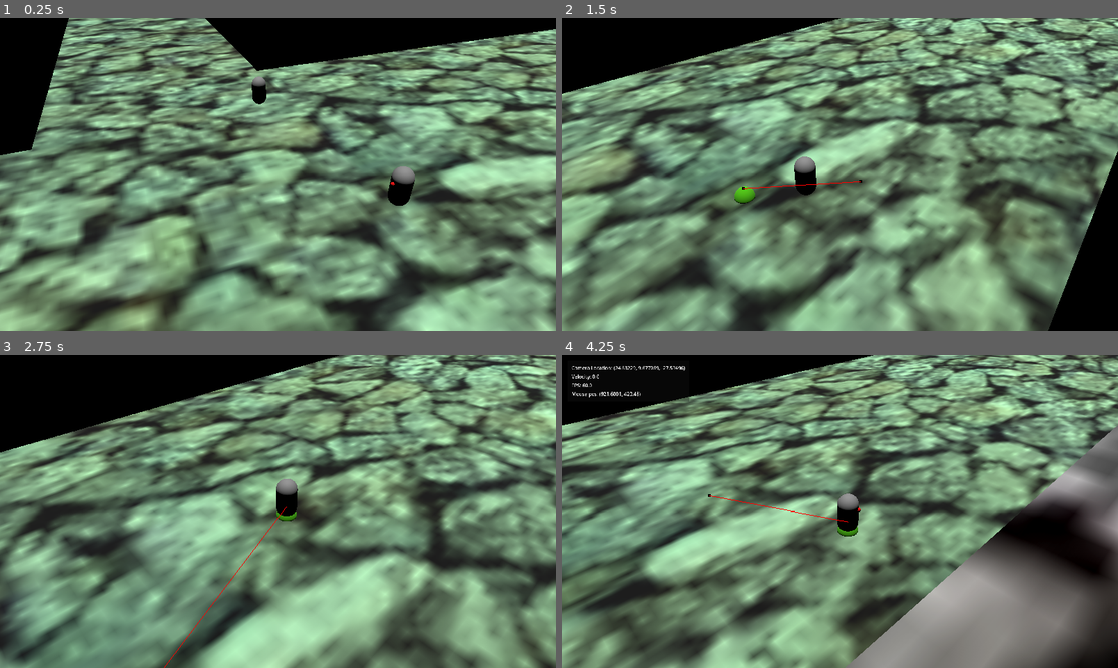
Above: before the commit, frames 1-4 (two rows, left to right).
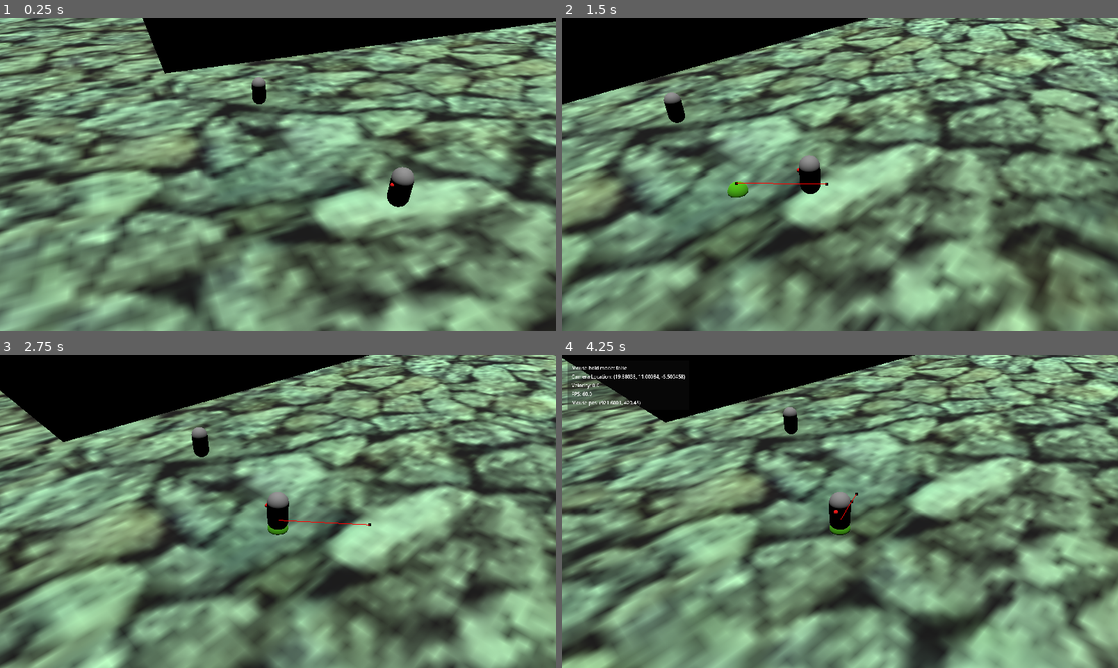
Above: after the commit, the same moments.

Repository: OLIWAPUNK/WSKAZEM
Game: Godot game, scene res://Scenes/GameWorld/World.tscn
Two runs of this game, one before a commit and one after it. Both use one fixed random seed, a clock stepped at 60 frames per second and the inputs below.
Inputs (mouse positions are in pixels of both pictures, inside the frame that each line leads up to):
- Up to frame 1 (0.25 s): no input
- Up to frame 2 (1.5 s): move the mouse to (962, 158) at 0.52 s; press the mouse at (962, 158) at 0.53 s; move the mouse to (728, 190) at 1.27 s; release the mouse at (728, 190) at 1.28 s; click (728, 190) at 1.35 s
- Up to frame 3 (2.75 s): move the mouse to (333, 442) at 2.02 s; press the mouse at (333, 442) at 2.03 s
- Up to frame 4 (4.25 s): move the mouse to (812, 574) at 2.77 s; release the mouse at (812, 574) at 2.78 s; click (812, 574) at 2.85 s; move the mouse to (1006, 558) at 3.52 s; press the mouse at (1006, 558) at 3.53 s; tap F1 (debug) at 4.15 s

The runs differ from the first frame. In frame 1, 70% of the frame differs, in the area x 0-100%, y 0-100%; in frame 2, 71%; in frame 3, 67%; in frame 4, 75%.

Commit message:
Hold mouse movement

Diff:
--- a/Scenes/GameWorld/Town.tscn
+++ b/Scenes/GameWorld/Town.tscn
@@ -187,7 +187,6 @@
 skeleton = NodePath("../NavigationRegion3D")
 
 [node name="NavigationRegion3D" type="NavigationRegion3D" parent="." unique_id=2059460955]
-transform = Transform3D(1, 0, 0, 0, 1, 0, 0, 0, 1, -0.96854496, -1.323761, -8.918755)
 navigation_mesh = SubResource("NavigationMesh_2ke5o")
 
 [node name="WorldPlane" type="StaticBody3D" parent="NavigationRegion3D" unique_id=542755533]
--- a/Scripts/Camera/CameraMovement.gd
+++ b/Scripts/Camera/CameraMovement.gd
@@ -17,7 +17,7 @@
 	assert(camera_manager, "Not found")
 
 
-func _process(_delta: float) -> void:
+func _physics_process(_delta: float) -> void:
 
 	if camera_smoothing:
 		camera_node.position = camera_node.position.slerp(get_camera_position(), camera_manager.SMOOTHING)
@@ -73,5 +73,4 @@
 		else:
 			camera_smoothing = smooth_out
 
-	print_debug("Switching camera zone to: " + new_zone.name)
 	current_zone = new_zone
--- a/Scripts/Navigation/NavigationManager.gd
+++ b/Scripts/Navigation/NavigationManager.gd
@@ -49,3 +49,7 @@
 	navigation_agent.target_position = target
 	movement_indicator.global_position = navigation_agent.target_position
 	movement_indicator.visible = true
+
+
+func end_navigation() -> void:
+	navigation_agent.target_position = %PlayerNode/PlayerBody.global_position
--- a/Scripts/Navigation/PlayerMovement.gd
+++ b/Scripts/Navigation/PlayerMovement.gd
@@ -1,20 +1,22 @@
 extends Node
 
 @onready var player: CharacterBody3D = $"../PlayerBody"
+@onready var pointer_manager: PointerManager = %PointerManager
 
 @export var ROTATION_SPEED := 10.0
-@export var MOVEMENT_SPEED: float = 20.0
+@export var MOVEMENT_SPEED: float = 12.0
 @export var GRAVITY_MULTIPLIER := 3.5
-@export_range(0.0, 1.0, 0.05) var AIR_CONTROL := 0.3
 
 @onready var target_rotation: Vector3 = player.rotation_degrees
 @onready var gravity: float = (ProjectSettings.get_setting("physics/3d/default_gravity")
 		* GRAVITY_MULTIPLIER)
 
 var direction: Vector3 = Vector3.ZERO
+var last_frame_held = false
 
 func _ready() -> void:
 	assert(player, "Player node not found")
+	assert(pointer_manager, "Pointer manager not found")
 
 
 func _physics_process(delta):
@@ -22,14 +24,32 @@
 	Global.debug.add_debug_property("Velocity", snapped(player.velocity.length(), 0.01), 1)
 
 	if not player.is_on_floor():
-		#print("falling")
 		player.velocity.y -= gravity * delta
 
+	if pointer_manager.hold_mouse_movements:
+		if not last_frame_held:
+			last_frame_held = true
+		var mouse_pos = get_viewport().get_mouse_position()
+		var origin = get_viewport().get_visible_rect().size / 2
+		var delta_pos = mouse_pos - origin
+		var input_vector = Vector2(delta_pos.x, delta_pos.y).normalized()
+		target_rotation.y = atan2(input_vector.x, input_vector.y) + get_viewport().get_camera_3d().rotation.y
+		direction = Vector3(sin(target_rotation.y), 0, cos(target_rotation.y))
+		player.velocity.x = direction.x * MOVEMENT_SPEED
+		player.velocity.z = direction.z * MOVEMENT_SPEED
+
+	if not pointer_manager.hold_mouse_movements and last_frame_held:
+		last_frame_held = false
+		player.velocity.x = 0
+		player.velocity.z = 0
+
 	if not %PlayerNode/NavigationManager.navigation_agent.is_navigation_finished():
-
-		var targetPos = %PlayerNode/NavigationManager.navigation_agent.get_next_path_position()
-		direction = player.global_position.direction_to(targetPos)
-		player.velocity = direction * MOVEMENT_SPEED
+		if pointer_manager.hold_mouse_movements:
+			%PlayerNode/NavigationManager.end_navigation()
+		else:
+			var targetPos = %PlayerNode/NavigationManager.navigation_agent.get_next_path_position()
+			direction = player.global_position.direction_to(targetPos)
+			player.velocity = direction * MOVEMENT_SPEED
 
 	if (player.velocity.length_squared() > 0.1):
 		var target_angle = atan2(direction.x, direction.z)
--- a/Scripts/Navigation/PointerManager.gd
+++ b/Scripts/Navigation/PointerManager.gd
@@ -1,13 +1,16 @@
+class_name PointerManager
 extends Node
 
+@onready var gesture_manager: GestureMenuManager = %GameUI/CommunicationContainer/MarginContainer/VerticalContainer/GestureMenu/GestureMenuManager
 @onready var navigation_manager : NavigationManager = %PlayerNode/NavigationManager
+
 var hovered_object : Clickable
 
 var desired_distance: float = 0.1
 var desired_interspace: float = 3
 
-@onready var gesture_manager: GestureMenuManager = %GameUI/CommunicationContainer/MarginContainer/VerticalContainer/GestureMenu/GestureMenuManager
-
+var hold_mouse_movements = false
+var held_frame_counter = 0
 
 
 func _ready() -> void:
@@ -20,19 +23,25 @@
 	if Global.player_controls_disabled:
 		return
 
-	if Input.is_action_just_pressed("mouse_interact"):
-
-
-		if hovered_object:
-			object_clicked(hovered_object)
+	if Input.is_action_just_released("mouse_interact"):
+		held_frame_counter = 0
+		if not hold_mouse_movements:
+			if hovered_object:
+				object_clicked(hovered_object)
+			else:
+				if %GameUI/CommunicationContainer.visible:
+					%GameUI/CommunicationContainer.visible = false
+					gesture_manager.clear_message()
+				else:
+					navigation_manager.navigate()
 		else:
-			if %GameUI/CommunicationContainer.visible:
-				%GameUI/CommunicationContainer.visible = false
-				gesture_manager.clear_message()
-			else:
-				navigation_manager.navigate()
+			hold_mouse_movements = false
 
 		get_viewport().set_input_as_handled()
+	elif Input.is_action_pressed("mouse_interact"):
+		held_frame_counter += 1
+		if held_frame_counter > 10:
+			hold_mouse_movements = true
 
 
 func object_clicked(object: Clickable):
@@ -55,3 +64,6 @@
 
 	if node == hovered_object:
 		hovered_object = null
+
+func _physics_process(_delta: float) -> void:
+	Global.debug.add_debug_property("Mouse hold mode", hold_mouse_movements, 1)
